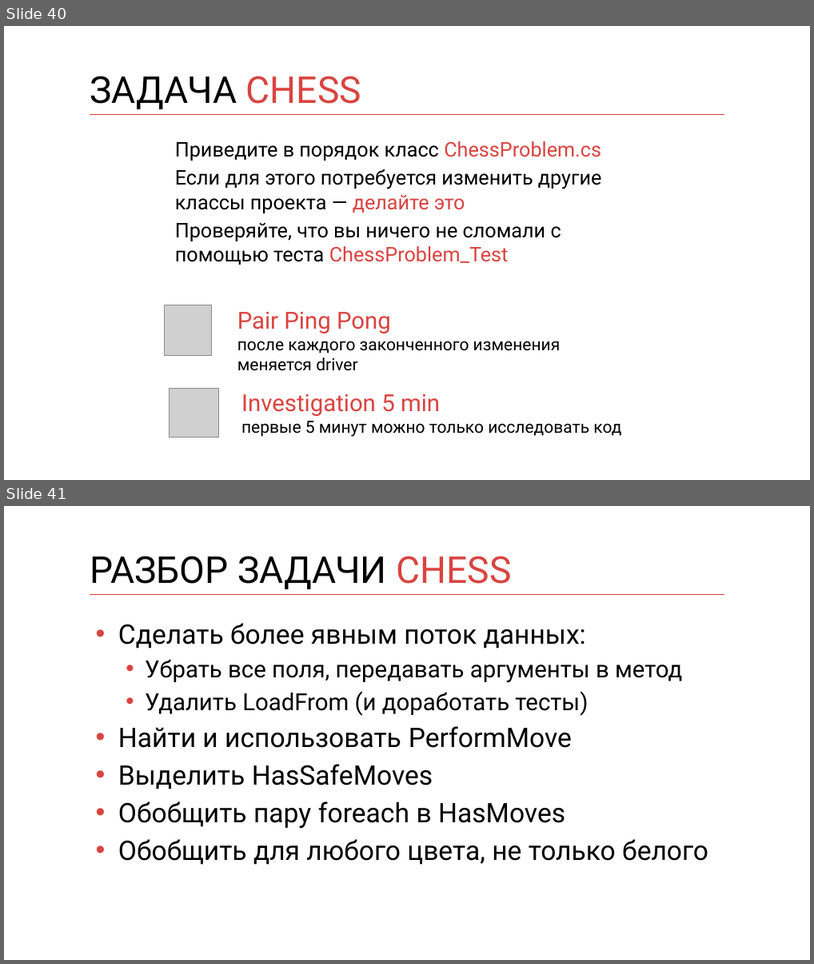
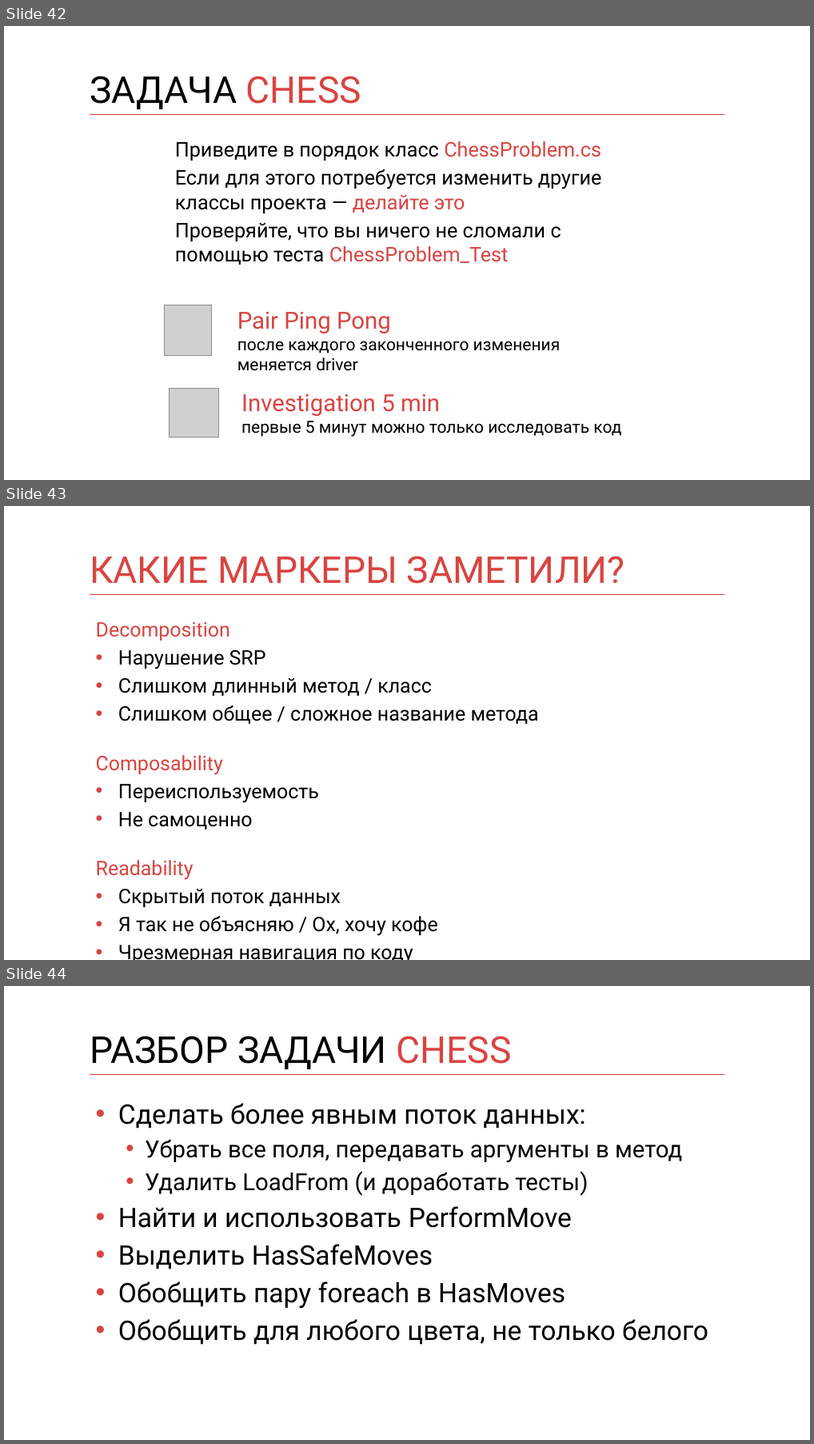
Before and after one commit to kontur-courses/clean-code, a slide deck: clean-code.pptx. Shown one above the other, each under a label of ours: slides 40 and 41 before the commit, slides 42, 43 and 44 after it. The pictures are 814x964 and 814x1444 pixels, drawn with LibreOffice and Linux fonts; fonts in the diff are those of the drawing; grey boxes stand for pictures. Boxes give left, top, right and bottom in pixels: in the first picture for what was removed or moved away, otherwise in the second. Text is boxed around its words. In the diff, an @@ line names an element or a change of style, - is before the commit and + after.

```diff
--- a/clean-code.pptx
+++ b/clean-code.pptx
@@ slide 43 added at box(4, 506, 810, 960), background #FFFFFF; not listed: 1 template element that a slide beside it also shows @@
@@ title added at box(90, 556, 626, 584), 44 pt, text #D94440 @@
+КАКИЕ МАРКЕРЫ ЗАМЕТИЛИ?
@@ text added at box(96, 622, 539, 960), 23.8 pt, text #000000 @@
+Decomposition
+• Нарушение SRP
+• Слишком длинный метод / класс
+• Слишком общее / сложное название метода
+Composability
+• Переиспользуемость
+• Не самоценно
+Readability
+• Скрытый поток данных
+• Я так не объясняю / Ох, хочу кофе
+• Чрезмерная навигация по коду
@@ what was slide 40 is now slide 42 @@
@@ what was slide 41 is now slide 44 @@
```
Also in this commit, not shown: 5 slides changed, 3 other slides added, 1 slide removed, 1 other file.
